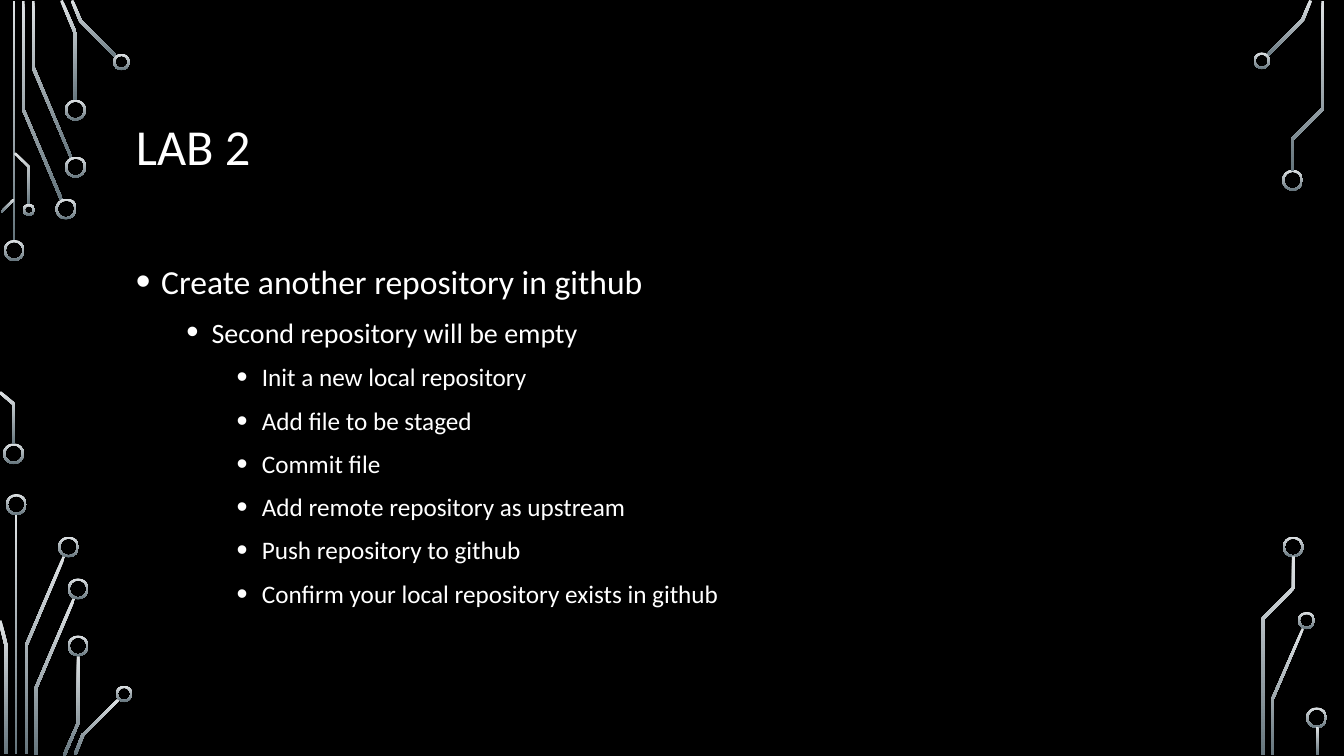
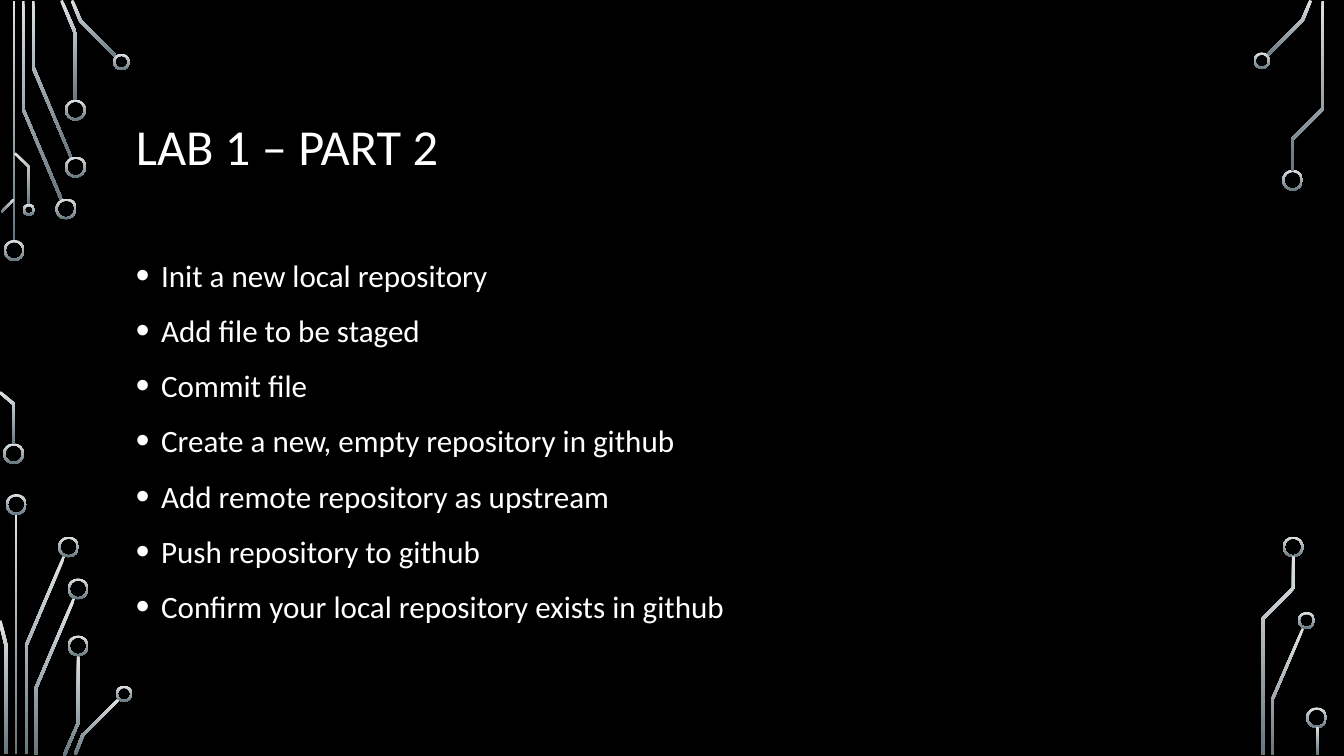
Before and after one commit to onideus/github-101-website, a slide deck: slide 10 of resources/Introduction to github.pptx (slide 15 before the commit). Drawn at 1344x756 pixels with LibreOffice and Linux fonts; fonts in the diff are those of the drawing; background and template pictures are left out. Boxes give left, top, right and bottom in pixels: in the first picture for what was removed or moved away, otherwise in the second. Text is boxed around its words. In the diff, an @@ line names an element or a change of style, - is before the commit and + after.

```diff
--- a/resources/Introduction to github.pptx
+++ b/resources/Introduction to github.pptx
@@ title at <box>136,132,439,165</box>: text changed @@
-LAB 2
+LAB 1 – PART 2
@@ text at <box>161,265,724,624</box>: size 18 to 22.2 pt in "Init a new local repository", "Add file to be staged", "Commit file", "Add remote repository as upstream" and 2 more places; list level 3 to 1 in "Init a new local repository"; line spacing 1.2 to 1.1; list level 3 to 1 in "Add file to be staged"; list level 3 to 1 in "Commit file"; list level 3 to 1 in "Add remote repository as upstream"; list level 3 to 1 in "Push repository to github"; list level 3 to 1 in "Confirm your local repository exists ..." @@
@@ text at <box>161,270,643,348</box>: paragraphs removed @@
-• Create another repository in github
-  • Second repository will be empty
@@ text at <box>161,430,674,458</box>: paragraph added @@
+• Create a new, empty repository in github
```
Also in this commit, not shown: 3 other slides changed, 1 other file.
